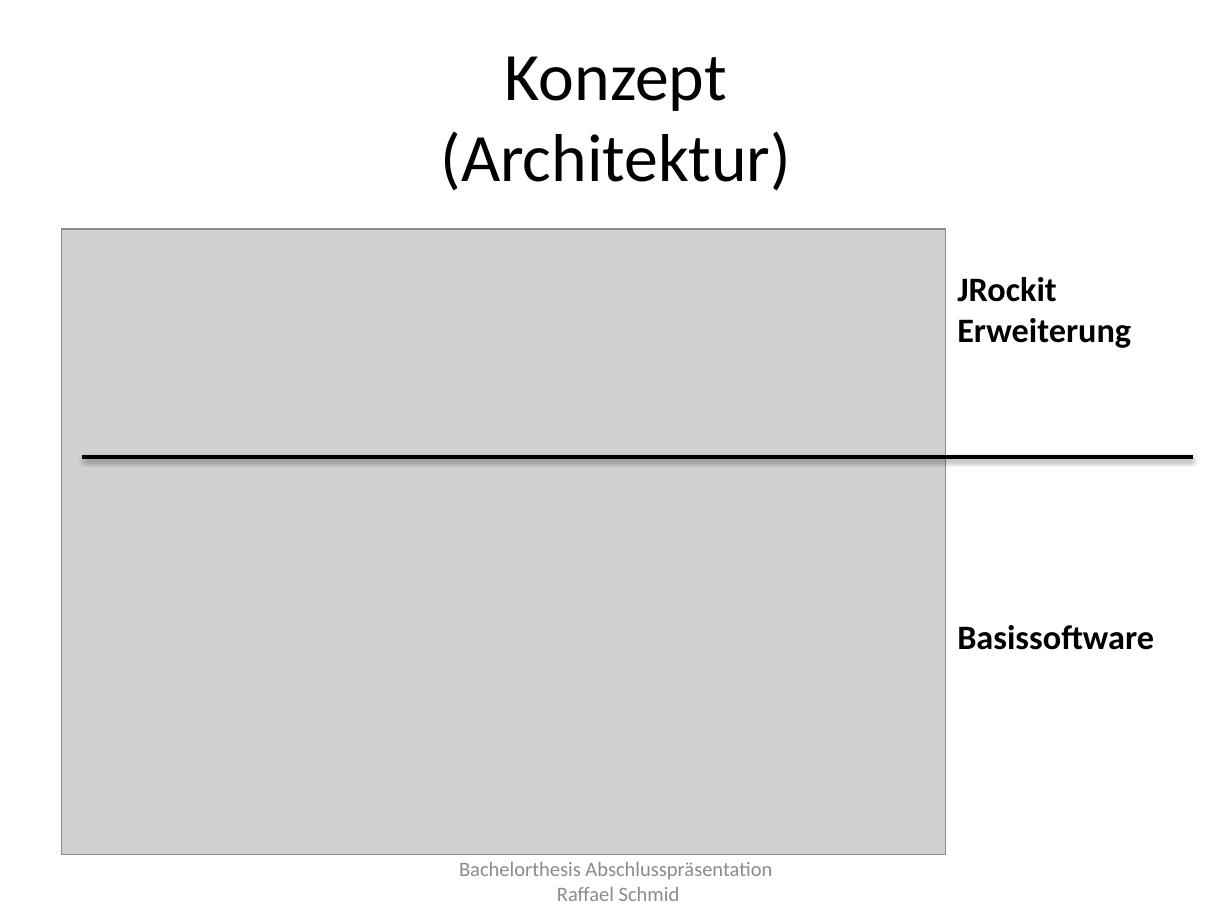
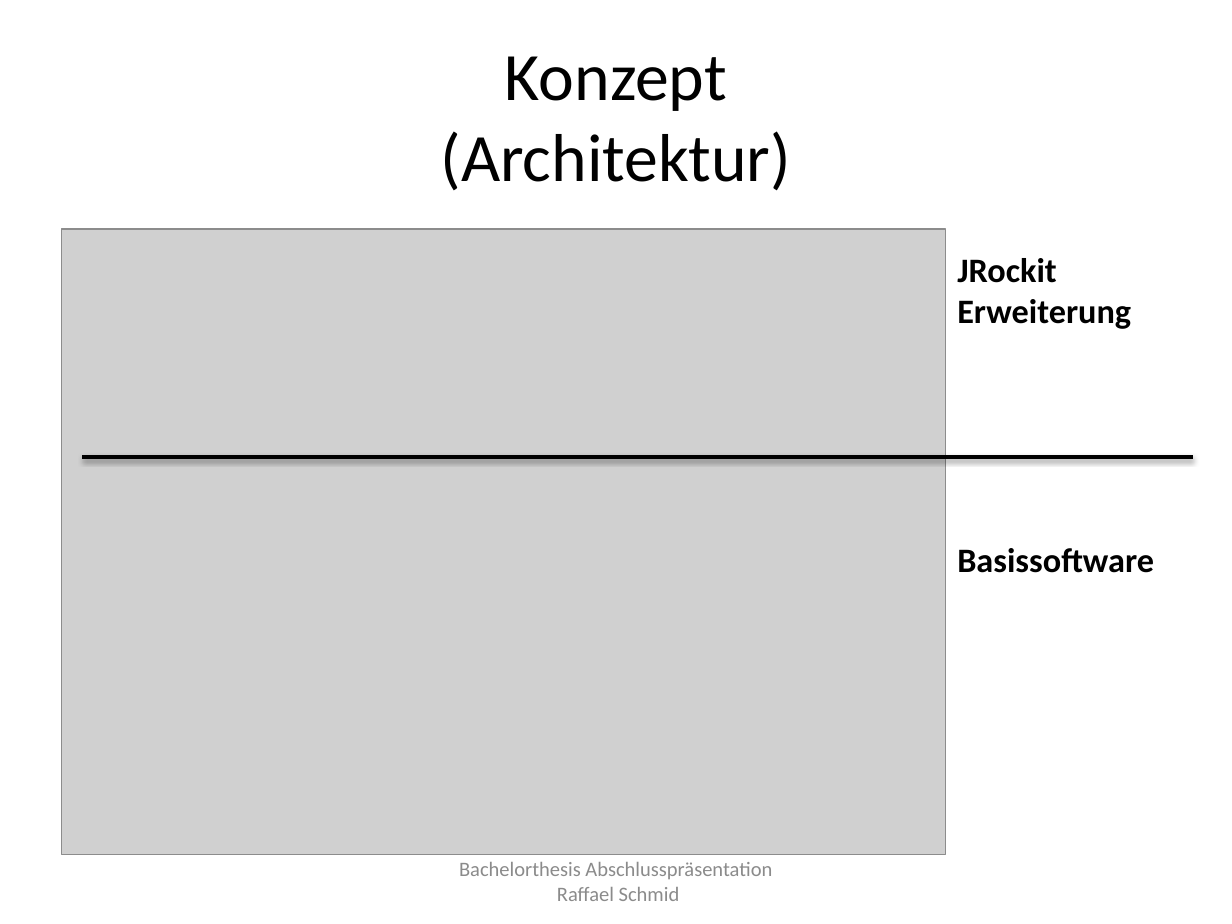
Before and after one commit to raffaelschmid/bachelorthesis, a slide deck: slide 10 of Dokumentation/Abschlusspraesentation/rschmid_bachelorthesis_abschlusspraesentation.pptx. Drawn at 1232x924 pixels with LibreOffice and Linux fonts; fonts in the diff are those of the drawing; grey boxes stand for pictures. Boxes give left, top, right and bottom in pixels: in the first picture for what was removed or moved away, otherwise in the second. Text is boxed around its words. In the diff, an @@ line names an element or a change of style, - is before the commit and + after.

```diff
--- a/Dokumentation/Abschlusspraesentation/rschmid_bachelorthesis_abschlusspraesentation.pptx
+++ b/Dokumentation/Abschlusspraesentation/rschmid_bachelorthesis_abschlusspraesentation.pptx
@@ text "JRockit Erweiterung": place and size @@
-text "JRockit Erweiterung" at [957,277,1131,348]
+text "JRockit Erweiterung" at [957,258,1131,329]
@@ text "Basissoftware": place and size @@
-text "Basissoftware" at [957,625,1154,650]
+text "Basissoftware" at [957,548,1154,573]
```
Also in this commit, not shown: 5 other slides changed, 6 other files.
